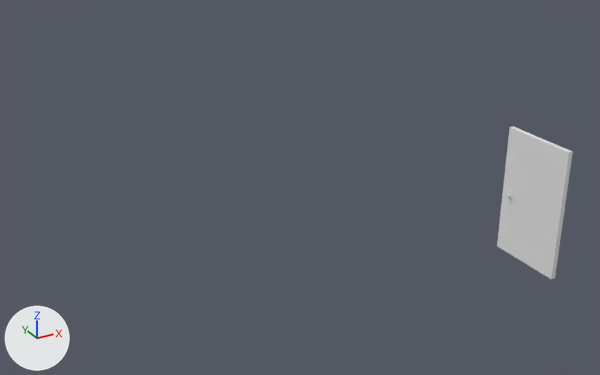
A saved change to the FBX model Projektarbeit/Assets/FBX/General Assets/Door.fbx.
Camera for both pictures: a 50 mm camera at (-9.66, -9.27, 6.45) aimed at (-3.52, 1.9, 0.87). The axes (+X, +Y, +Z) are drawn at lower left. The lights are the same throughout. Where no turn or scale is listed for an object, it has been applied to the vertices.

Objects in the first picture: 'Door'.
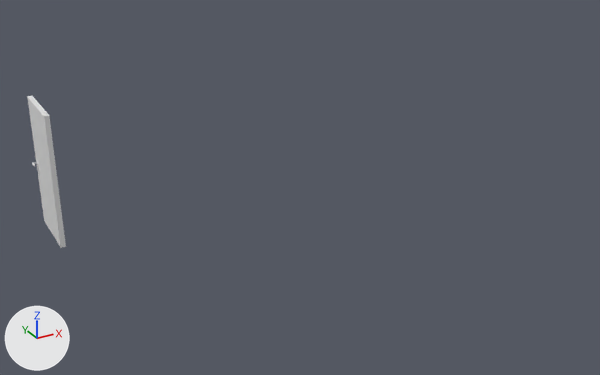
Changed parts and their boxes [x1, y1, x2, y2] in the pictures (600 x 375 px; the box of a moved part takes in the faces that stretch with it):
'Door', reshaped, moved (48% narrower): before [497, 126, 573, 279]; after [27, 96, 66, 248]
part 1 of me_mesh, moved or reshaped: before [506, 188, 512, 206]; after [37, 160, 41, 178]
part 2 of me_mesh, moved or reshaped: before [497, 126, 572, 279]; after [27, 96, 61, 247]

What changed in the scene script:
```text
Change me_mesh:
    where me_mesh.from_pydata(...)  # 204 vertices, 252 faces; spans x -0.06..0.06, y 0.0..1.37, z 0.0..2.29
    used by ob_door; location = (-0.02, -0.6, -0.59)
    me_mesh part 1: the loose piece of 24 vertices spanning x -0.05..-0.04, y 1.15..1.25, z 0.9..1.2 is moved by (0.0, -0.2, 0.0)
    me_mesh part 2: all 12 vertices in x -0.04..0.04, y 1.36..1.37, z 0.0..2.29 are moved by (0.0, -0.2, 0.0)
Change ob_door:
    ob_door.location: (-0.02, -0.6, -0.59) -> (-7.2, 3.32, 0.02)
```
